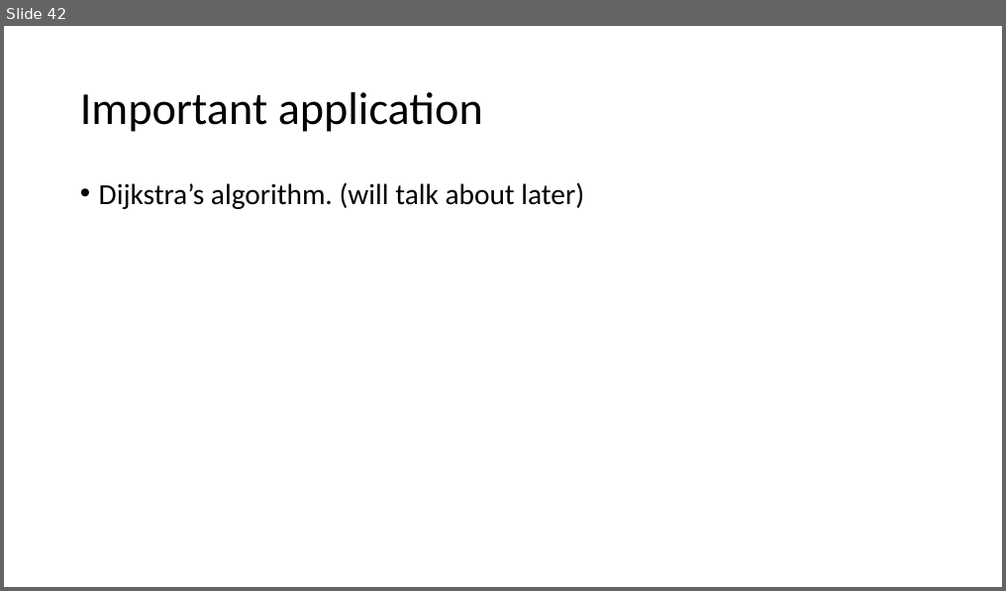
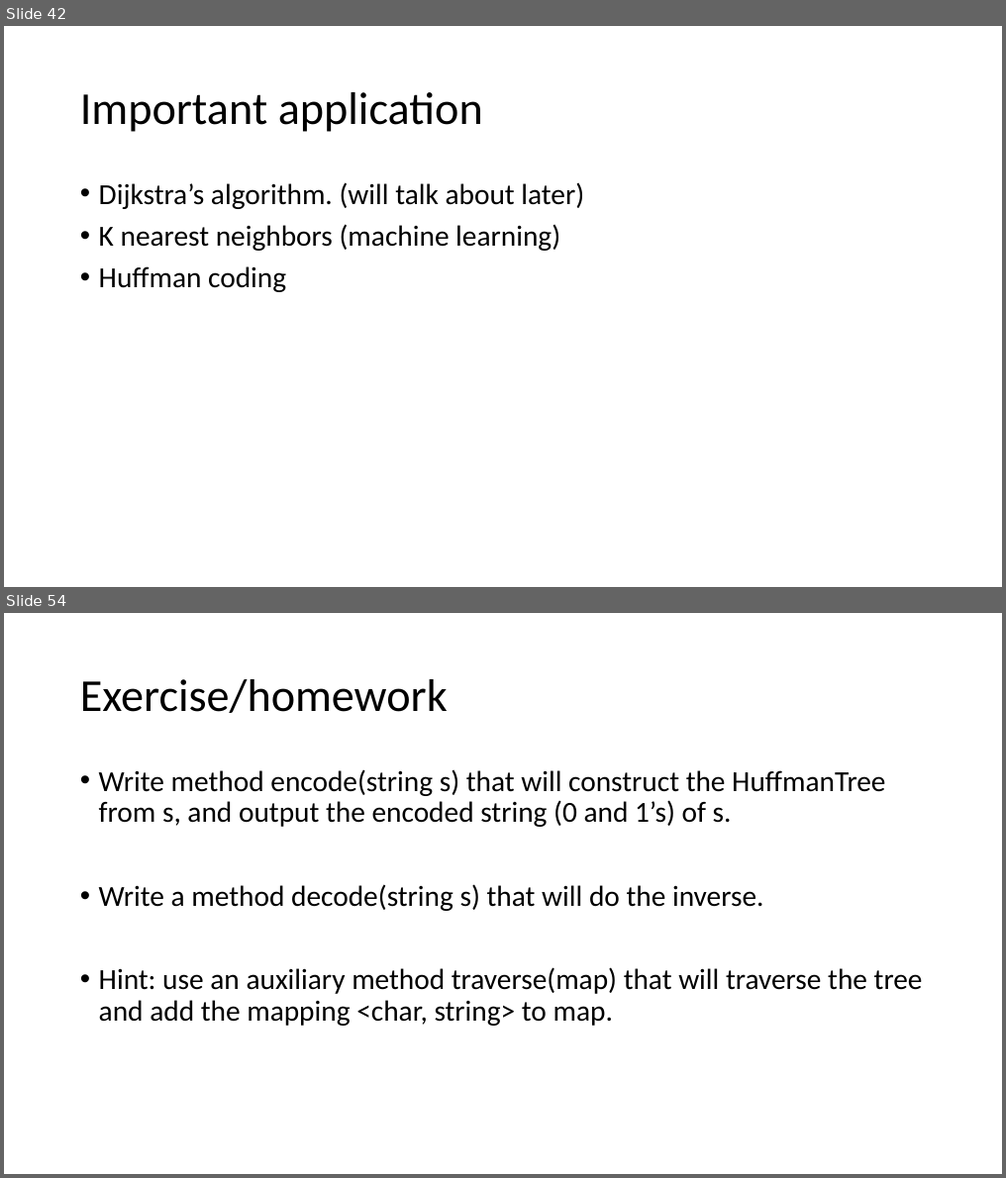
Before and after one commit to kwea123/cpp_data_algo, a slide deck: 4.pptx. Shown one above the other, each under a label of ours: slide 42 before the commit, slides 42 and 54 after it; the slides between them are not shown. The pictures are 1006x591 and 1006x1178 pixels, drawn with LibreOffice and Linux fonts; fonts in the diff are those of the drawing. Boxes give left, top, right and bottom in pixels: in the first picture for what was removed or moved away, otherwise in the second. Text is boxed around its words. In the diff, an @@ line names an element or a change of style, - is before the commit and + after.

```diff
--- a/4.pptx
+++ b/4.pptx
@@ slide 54 added at <box>4,613,1002,1174</box>, background #FFFFFF @@
@@ title added at <box>80,679,448,713</box>, 44 pt, text #000000 @@
+Exercise/homework
@@ text added at <box>99,769,923,1026</box>, 28 pt, text #000000 @@
+• Write method encode(string s) that will construct the HuffmanTree from s, and output the encoded string (0 and 1’s) of s.
+• Write a method decode(string s) that will do the inverse.
+• Hint: use an auxiliary method traverse(map) that will traverse the tree and add the mapping <char, string> to map.
@@ slide 42 changed as well @@
@@ text at <box>99,224,560,292</box>: paragraphs added @@
+• K nearest neighbors (machine learning)
+• Huffman coding
```
Also in this commit, not shown: 11 other slides added, 4 other files.
